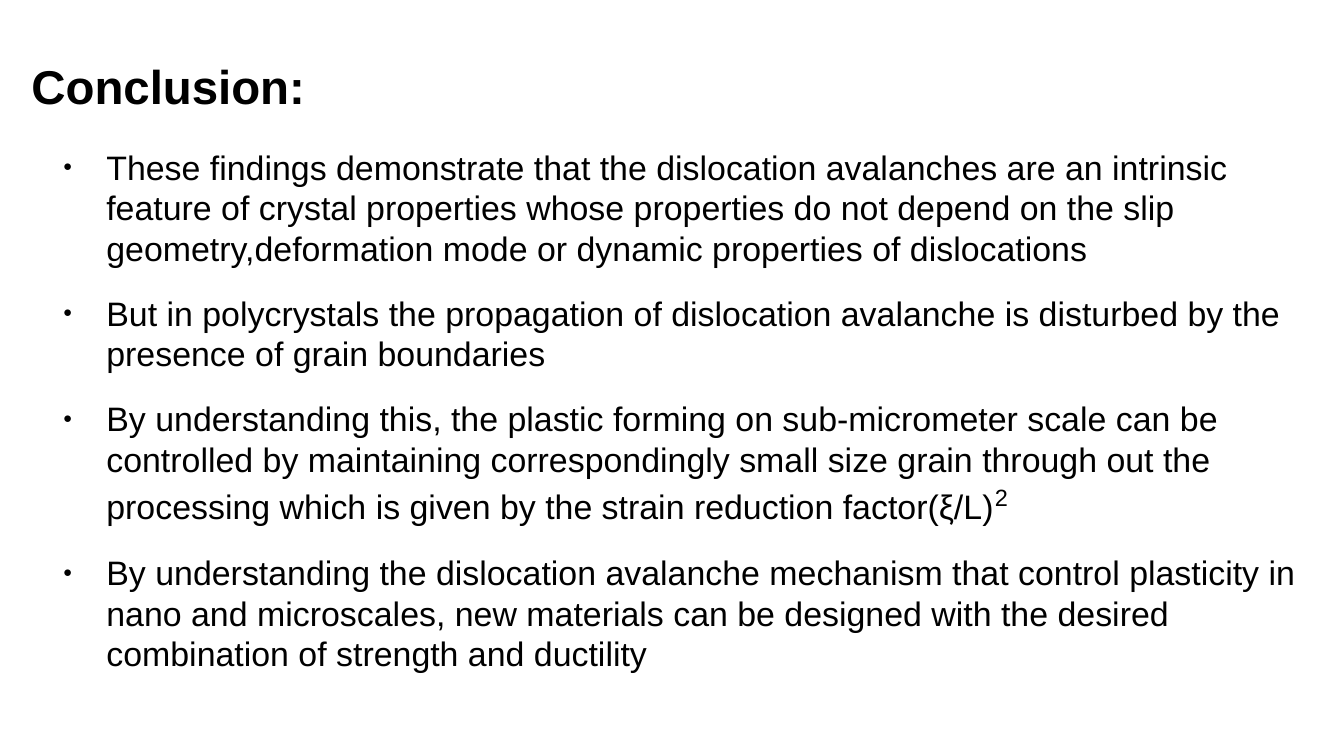
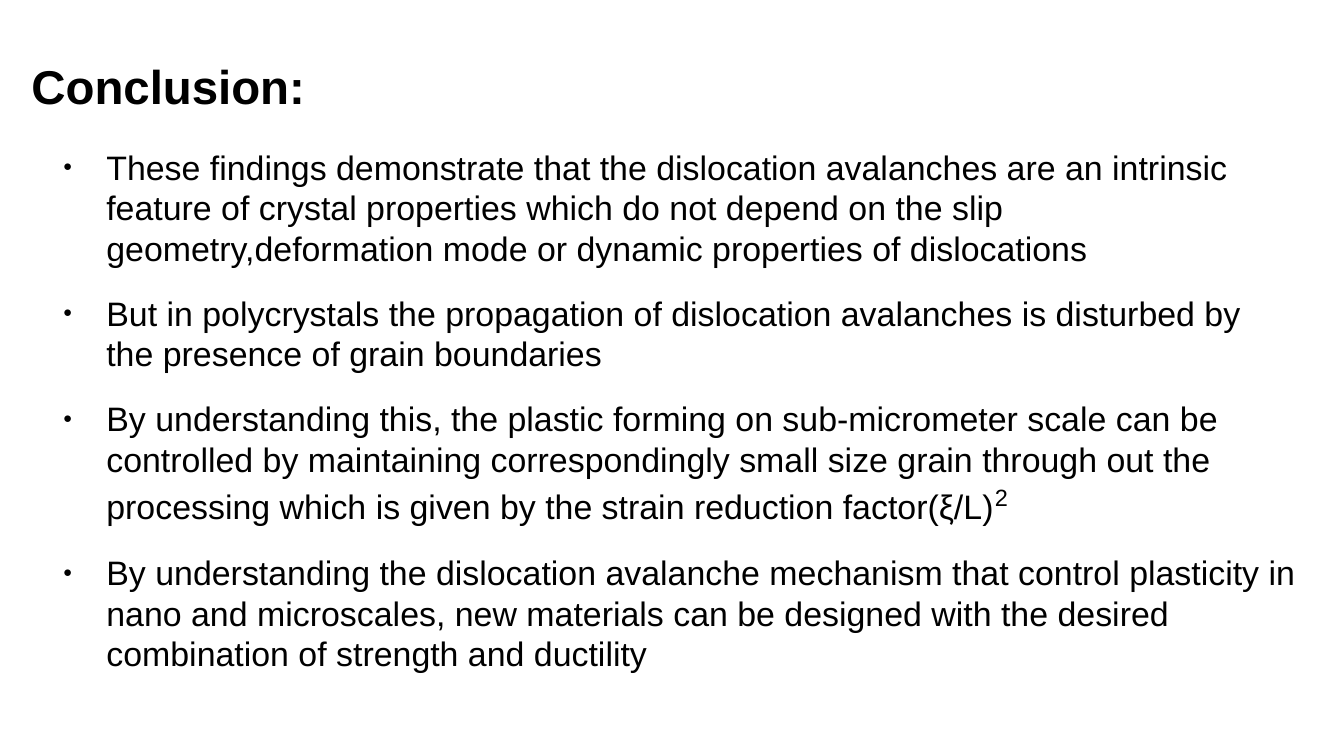
Before and after one commit to ARUN-PRAKASH-95/Journal-club, a slide deck: slide 17 of Presentation/Journalclub.odp (slide 16 before the commit). Drawn at 1344x756 pixels with LibreOffice and Linux fonts; fonts in the diff are those of the drawing. Boxes give left, top, right and bottom in pixels: in the first picture for what was removed or moved away, otherwise in the second. Text is boxed around its words. In the diff, an @@ line names an element or a change of style, - is before the commit and + after.

```diff
--- a/Presentation/Journalclub.odp
+++ b/Presentation/Journalclub.odp
@@ text at (106,155,1240,373): text changed @@
-● These findings demonstrate that the dislocation avalanches are an intrinsic feature of crystal properties whose properties do not depend on the slip geometry,deformation mode or dynamic properties of dislocations
-● But in polycrystals the propagation of dislocation avalanche is disturbed by the presence of grain boundaries
+● These findings demonstrate that the dislocation avalanches are an intrinsic feature of crystal properties which do not depend on the slip geometry,deformation mode or dynamic properties of dislocations
+● But in polycrystals the propagation of dislocation avalanches is disturbed by the presence of grain boundaries
```
Also in this commit, not shown: 15 other slides changed, 1 slide added, 1 other file.
